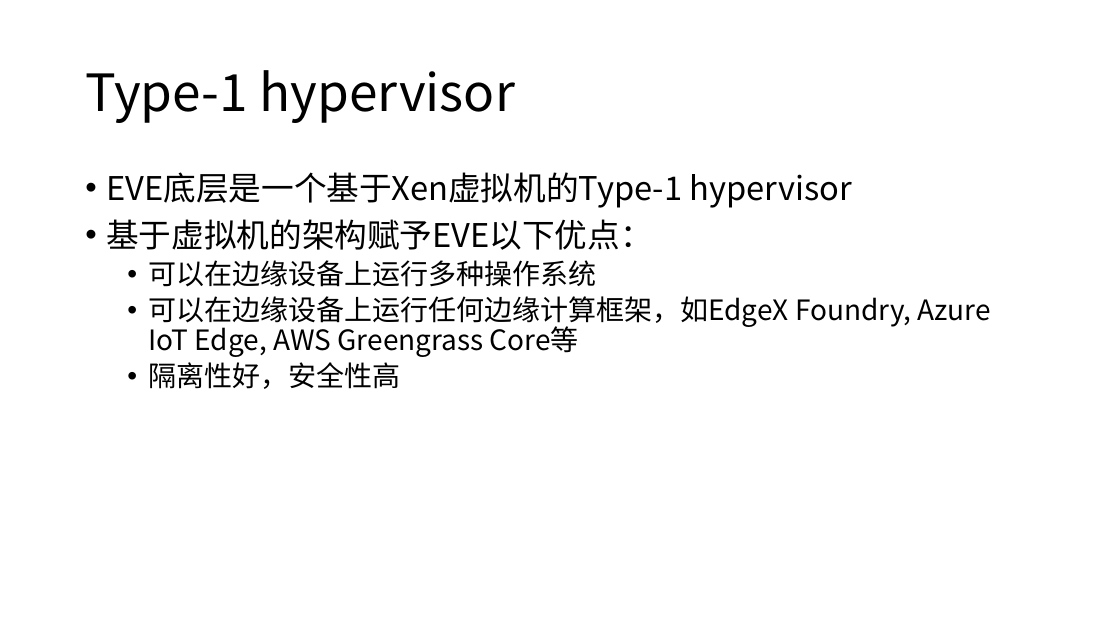
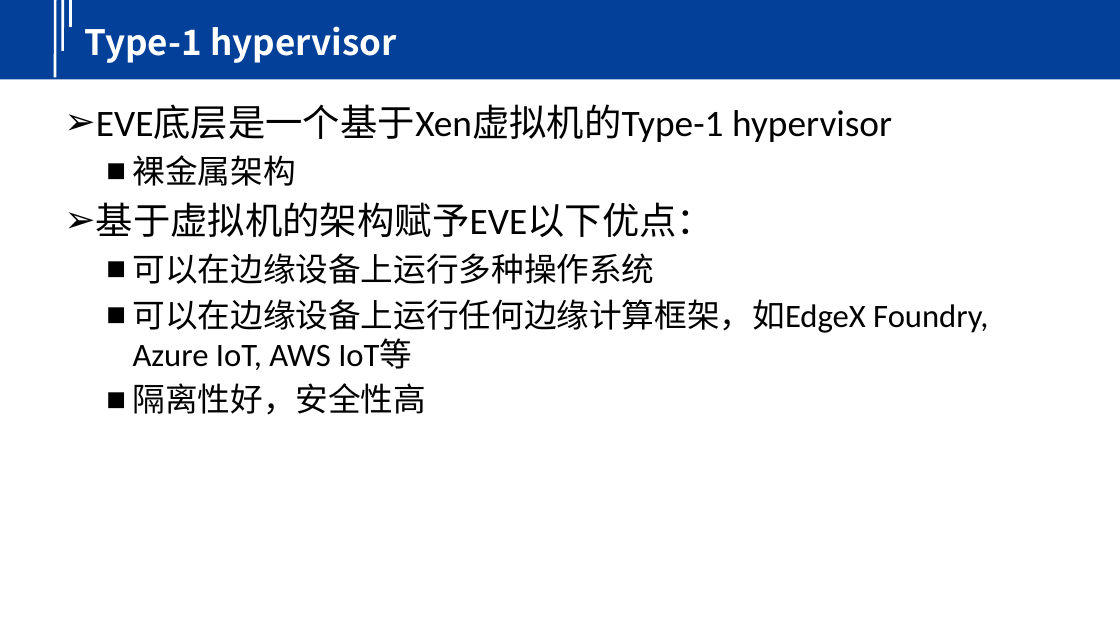
Before and after one commit to yindaheng98/Notebook, a slide deck: slide 4 of 学习笔记/边缘计算/EVE.pptx. Drawn at 1120x630 pixels with LibreOffice and Linux fonts; fonts in the diff are those of the drawing. Boxes give left, top, right and bottom in pixels: in the first picture for what was removed or moved away, otherwise in the second. Text is boxed around its words. In the diff, an @@ line names an element or a change of style, - is before the commit and + after.

```diff
--- a/学习笔记/边缘计算/EVE.pptx
+++ b/学习笔记/边缘计算/EVE.pptx
@@ group added at (0,0,1120,79): 3 lines, 1 rectangle @@
@@ title "Type-1 hypervisor": place and size @@
-title "Type-1 hypervisor" at (85,70,515,123)
+title "Type-1 hypervisor" at (85,26,396,63)
@@ title "Type-1 hypervisor" at (85,26,396,63): size 44 to 30 pt, text colour #000000 to #FFFFFF, bold on; line spacing 0.9 to 1 @@
@@ text "EVE底层是一个基于Xen虚拟机的Type-1 hypervisor": place and size @@
-text "EVE底层是一个基于Xen虚拟机的Type-1 hypervisor" at (106,172,991,389)
+text "EVE底层是一个基于Xen虚拟机的Type-1 hypervisor" at (96,105,988,415)
@@ text at (96,105,892,415): size 28 to 32 pt in "EVE底层是一个基于Xen虚拟机的Type-1 hypervisor", "基于虚拟机的架构赋予EVE以下优点："; font Noto Sans CJK SC to Calibri in "EVE底层是一个基于Xen虚拟机的Type-1 hypervisor", "基于虚拟机的架构赋予EVE以下优点：", "可以在边缘设备上运行多种操作系统", "隔离性好，安全性高"; size 24 to 28 pt in "可以在边缘设备上运行多种操作系统", "隔离性好，安全性高"; bullet • to ➢; line spacing 0.9 to 1; less space between paragraphs; bullet • to ■ @@
@@ text at (133,155,296,186): paragraph added @@
+  ■ 裸金属架构
@@ text at (133,299,988,370): text changed; size 24 to 28 pt; font Noto Sans CJK SC to Calibri @@
-  • 可以在边缘设备上运行任何边缘计算框架，如EdgeX Foundry, Azure IoT Edge, AWS Greengrass Core等
+  ■ 可以在边缘设备上运行任何边缘计算框架，如EdgeX Foundry, Azure IoT, AWS IoT等
```
Also in this commit, not shown: 14 other slides changed, 2 slides added, 2 slides removed, 6 other files.
